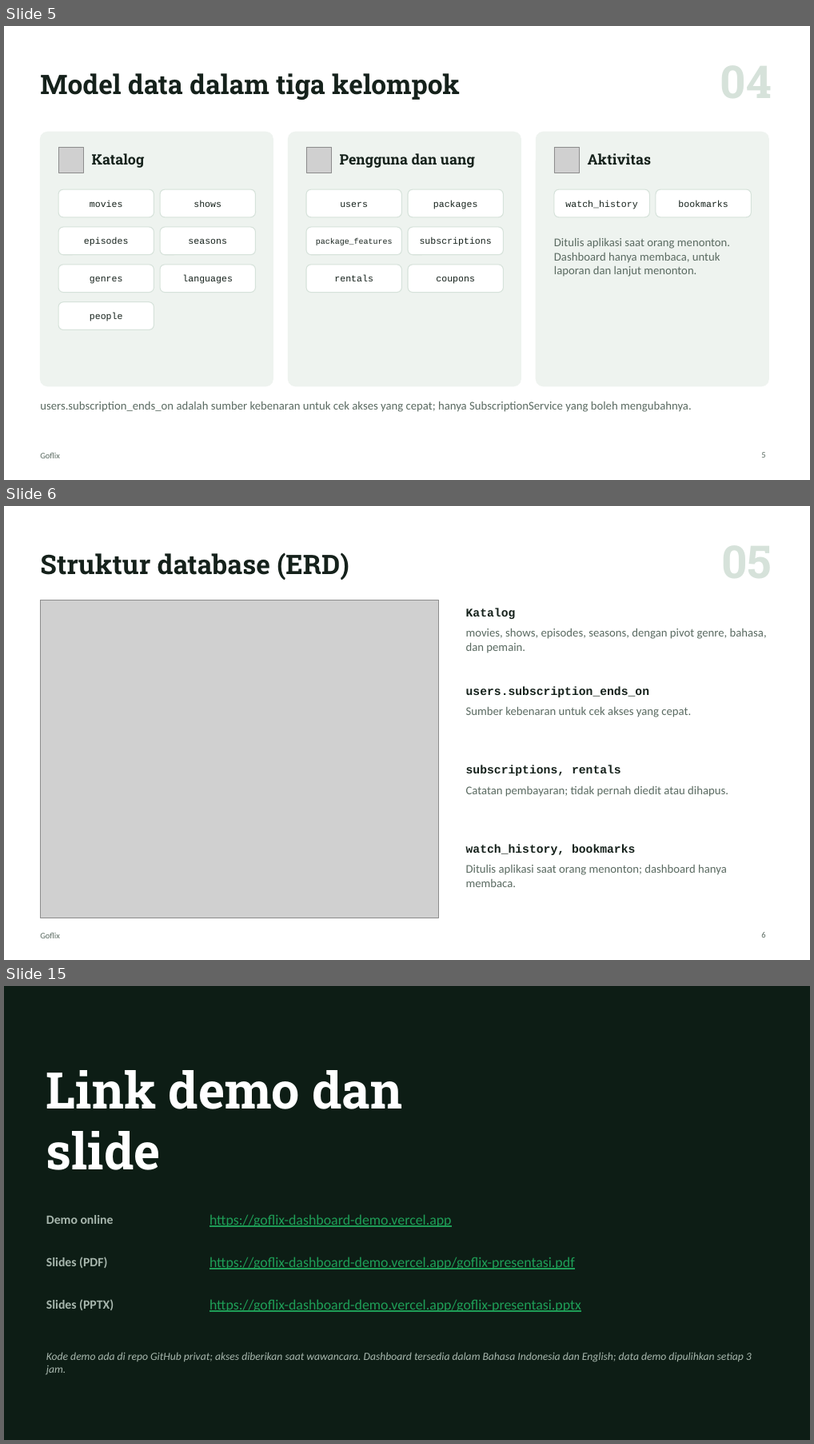
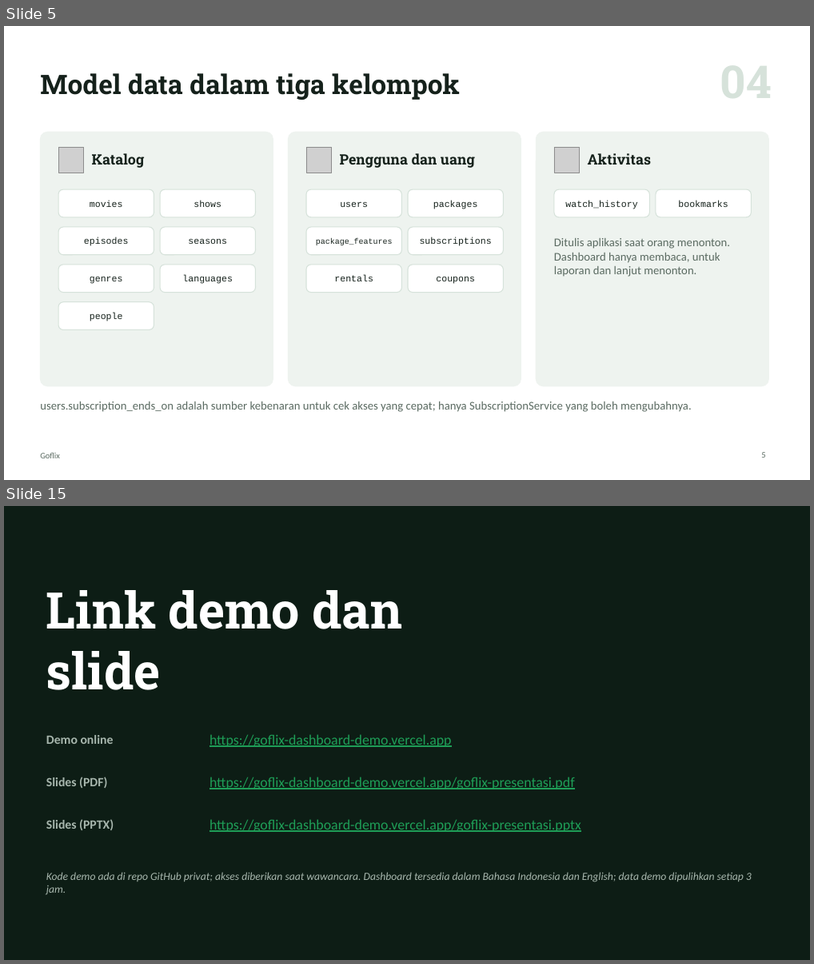
Before and after one commit to Enricosaputra/goflix-dashboard-demo, a slide deck: docs/Goflix-presentasi.pptx. Shown one above the other, each under a label of ours: slides 5, 6 and 15 before the commit, slides 5 and 15 after it; the slides between them are not shown. The pictures are 814x1444 and 814x964 pixels, drawn with LibreOffice and Linux fonts; fonts in the diff are those of the drawing; grey boxes stand for pictures. Boxes give left, top, right and bottom in pixels: in the first picture for what was removed or moved away, otherwise in the second. Text is boxed around its words. In the diff, an @@ line names an element or a change of style, - is before the commit and + after.

Commit message:
Decks: bigger database diagrams, no open-work slide; Excalidraw diagrams
docs/diagrams/goflix.excalidraw holds the architecture, the database and the main
flows as editable shapes (open it at excalidraw.com).

```diff
--- a/docs/Goflix-presentasi.pptx
+++ b/docs/Goflix-presentasi.pptx
@@ slide 6 removed at <box>4,506,810,960</box>, background #FFFFFF; not listed: 1 template element that a slide beside it also shows @@
@@ title removed at <box>40,552,350,580</box> @@
-Struktur database (ERD)
@@ picture removed at <box>40,600,439,917</box> @@
@@ text removed at <box>466,608,516,619</box> @@
-Katalog
@@ text removed at <box>466,628,767,653</box> @@
-movies, shows, episodes, seasons, dengan pivot genre, bahasa, dan pemain.
@@ text removed at <box>466,686,650,697</box> @@
-users.subscription_ends_on
@@ text removed at <box>466,707,691,717</box> @@
-Sumber kebenaran untuk cek akses yang cepat.
@@ text removed at <box>466,764,622,776</box> @@
-subscriptions, rentals
@@ text removed at <box>466,786,729,796</box> @@
-Catatan pembayaran; tidak pernah diedit atau dihapus.
@@ text removed at <box>466,844,635,855</box> @@
-watch_history, bookmarks
@@ text removed at <box>466,864,727,887</box> @@
-Ditulis aplikasi saat orang menonton; dashboard hanya membaca.
@@ page number removed at <box>762,932,766,937</box> @@
-6
```
Also in this commit, not shown: 7 slides changed, 2 slides added, 1 other slide removed, 8 other files.
